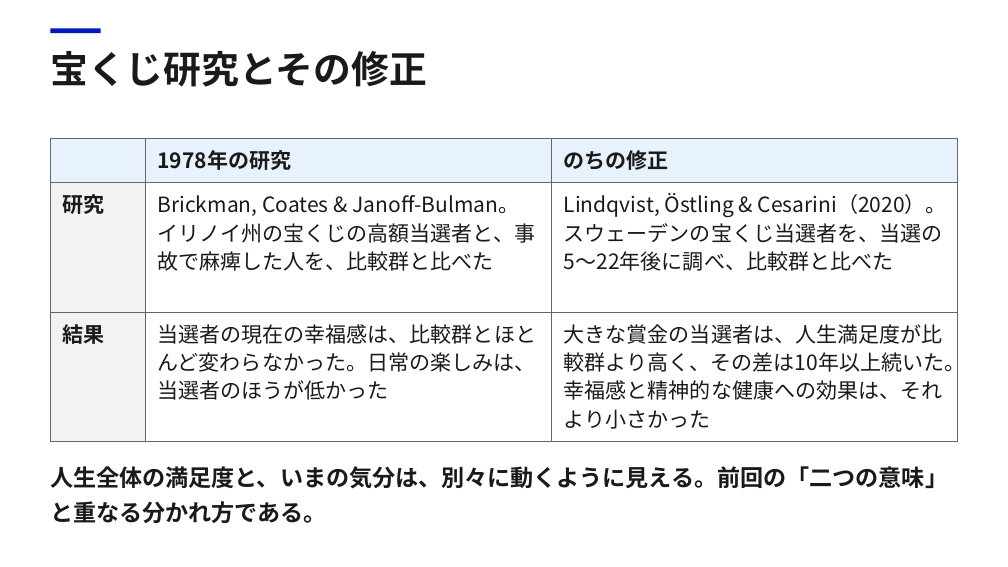
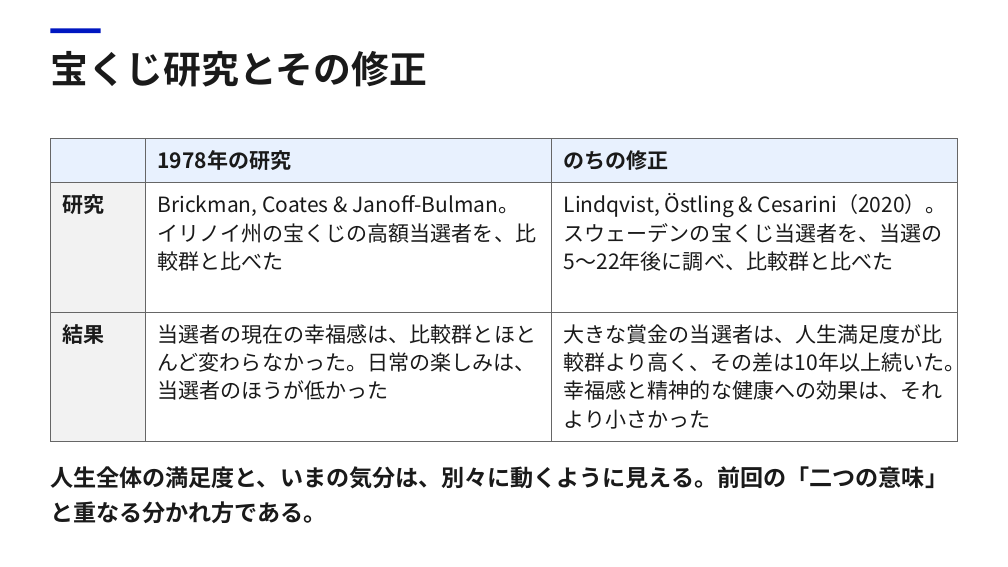
Before and after one commit to Daisetsu1980/markitdown, a slide deck: slide 5 of work/幸福_第2回/幸福_第2回.pptx. Drawn at 1008x567 pixels with LibreOffice and Linux fonts; fonts in the diff are those of the drawing. Boxes give left, top, right and bottom in pixels: in the first picture for what was removed or moved away, otherwise in the second. Text is boxed around its words. In the diff, an @@ line names an element or a change of style, - is before the commit and + after.

```diff
--- a/work/幸福_第2回/幸福_第2回.pptx
+++ b/work/幸福_第2回/幸福_第2回.pptx
@@ table at (51,138,959,441) @@
-row 2, column 2: Brickman, Coates & Janoff-Bulman。イリノイ州の宝くじの高額当選者と、事故で麻痺した人を、比較群と比べた
+row 2, column 2: Brickman, Coates & Janoff-Bulman。イリノイ州の宝くじの高額当選者を、比較群と比べた
```
Also in this commit, not shown: 20 other slides changed, 25 other files.
